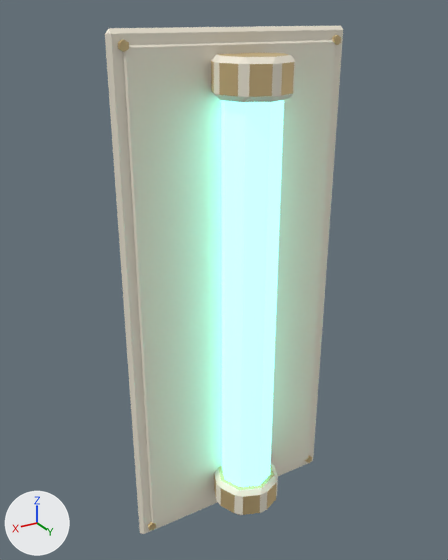
An edit to the FBX model Assets/_Project/Art/Models/Kit/Disp_Light_1x2.fbx, drawn before and after from the same camera.
The view is the same before and after, from a 50 mm camera at (1.23, 1.97, 1.07) aimed at (0.06, 0.03, 0.1). The lights are fixed; the arrows at lower left show +X, +Y and +Z. The picture after the commit comes second. Where no turn or scale is listed for an object, it has been applied to the vertices. Vertices at exactly the same position are counted once.

The older version as bpy lines, for what is in view:
```python
me_bulb_007 = bpy.data.meshes.new('Bulb.007')
me_bulb_007.from_pydata(...)  # an 8-sided cylinder along z spanning x -0.11..0.11, y -0.11..0.11, z -0.82..0.82
me_bulb_007.materials.append(mat_glow)  # cyan #89ffed, glowing cyan #89ffed
me_disp_light_1x2_001 = bpy.data.meshes.new('Disp_Light_1x2.001')
me_disp_light_1x2_001.from_pydata(...)  # 232 vertices, 228 faces; spans x -0.48..0.48, y -1.03..1.03, z -0.26..0.02
# faces by material slot: [164, 64]
me_disp_light_1x2_001.materials.append(mat_panel)  # pale yellow #f3ecda
me_disp_light_1x2_001.materials.append(mat_metal)  # beige #ddc490
ob_bulb_001 = bpy.data.objects.new('Bulb.001', me_bulb_007)
ob_bulb_001.location = (0.0, 0.12, 0.0)
ob_disp_light_1x2 = bpy.data.objects.new('Disp_Light_1x2', me_disp_light_1x2_001)
ob_disp_light_1x2.location = (0.0, 0.0, 0.0)
ob_disp_light_1x2.rotation_euler = (1.571, 0.0, 0.0)  # degrees (90, 0, 0)
```
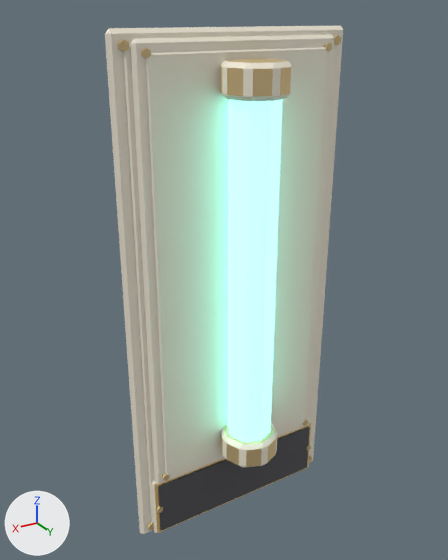
Changed parts and their boxes (x1, y1, x2, y2) in the pictures (448 x 560 px; the box of a moved part takes in the faces that stretch with it):
'Bulb.001', moved, rescaled (14% narrower, 11% shorter): before (221, 100, 284, 487); after (228, 99, 282, 442)
part 2 of me_disp_light_1x2_001, added: after (162, 473, 169, 481)
part 3 of me_disp_light_1x2_001, moved or reshaped: before (214, 463, 278, 515); after (221, 423, 277, 468)
part 4 of me_disp_light_1x2_001, added (pale yellow): after (146, 47, 327, 475)
part 5 of me_disp_light_1x2_001, added: after (141, 48, 151, 58)
part 6 of me_disp_light_1x2_001, added: after (324, 43, 332, 52)
part 7 of me_disp_light_1x2_001, added: after (158, 427, 310, 531)
part 8 of me_disp_light_1x2_001, added: after (151, 420, 311, 533)
part 9 of me_disp_light_1x2_001, moved or reshaped: before (211, 53, 296, 102); after (220, 58, 292, 101)
part 10 of me_disp_light_1x2_001, added: after (131, 35, 341, 484)

Patch to the scene script:
```diff
--- a/Assets/_Project/Art/Models/Kit/Disp_Light_1x2.fbx.py
+++ b/Assets/_Project/Art/Models/Kit/Disp_Light_1x2.fbx.py
@@ me_bulb_007 @@
-me_bulb_007.from_pydata(...)  # 16 vertices, 10 faces; spans x -0.11..0.11, y -0.11..0.11, z -0.82..0.82
+me_bulb_007.from_pydata(...)  # 16 vertices, 10 faces; spans x -0.09..0.09, y -0.09..0.09, z -0.7..0.7
+# me_bulb_007 part 1: the whole mesh is scaled about its middle by 0.854
 me_bulb_007.materials.append(mat_glow)
@@ me_disp_light_1x2_001 @@
 # used by ob_disp_light_1x2; location = (0.0, 0.0, 0.0); rotation_euler = (1.571, 0.0, 0.0), in degrees (90, 0, 0)
-me_disp_light_1x2_001.from_pydata(...)  # 232 vertices, 228 faces; spans x -0.48..0.48, y -1.03..1.03, z -0.26..0.02
+me_disp_light_1x2_001.from_pydata(...)  # 368 vertices, 344 faces; spans x -0.48..0.48, y -1.03..1.03, z -0.26..0.0
+# me_disp_light_1x2_001 part 2: a new loose piece, a 6-sided cylinder along z spanning x 0.354..0.381, y -0.733..-0.702, z -0.073..-0.056, in mat_metal (beige #ddc490)
+# me_disp_light_1x2_001 part 3: the loose piece of 48 vertices spanning x -0.14..0.14, y -0.94..-0.81, z -0.26..0.02 is scaled about its middle by 0.854, then moved by (0.0, 0.25, -0.02)
+# me_disp_light_1x2_001 part 4: the loose piece of 16 vertices spanning x -0.43..0.43, y -0.98..0.98, z -0.04..-0.03 is copied, and the copy is scaled about its middle by 0.854, then moved by (0.0, 0.12, -0.03); it spans x -0.37..0.37, y -0.72..0.96, z -0.07..-0.06
+# me_disp_light_1x2_001 part 5: a new loose piece, a 6-sided cylinder along z spanning x 0.354..0.381, y 0.942..0.973, z -0.073..-0.056, in mat_metal (beige #ddc490)
+# me_disp_light_1x2_001 part 6: a new loose piece, a 6-sided cylinder along z spanning x -0.381..-0.354, y 0.942..0.973, z -0.073..-0.056, in mat_metal (beige #ddc490)
+# me_disp_light_1x2_001 part 7: a new loose piece, a box spanning x -0.4..0.4, y -1.0..-0.76, z -0.065..-0.045, in mat_dark (dark grey #505055)
+# me_disp_light_1x2_001 part 8: a new loose piece of 16 vertices spanning x -0.43..0.43, y -1.02..-0.74, z -0.06..-0.03
+# me_disp_light_1x2_001 part 9: 67 vertices removed from x -0.14..0.14, y 0.81..0.94, z -0.26..0.02; 67 vertices added at x -0.12..0.12, y 0.81..0.93, z -0.26..-0.02
+# me_disp_light_1x2_001 part 10: 24 vertices added at x -0.41..0.41, y -0.76..1.0, z -0.06..-0.03
+# other edits to the shape of me_disp_light_1x2_001 do not show in these pictures
 me_disp_light_1x2_001.materials.append(mat_panel)
 me_disp_light_1x2_001.materials.append(mat_metal)
+me_disp_light_1x2_001.materials.append(mat_trim)  # beige #e5bf76
+me_disp_light_1x2_001.materials.append(mat_dark)  # dark grey #505055
@@ ob_bulb_001 @@
 ob_bulb_001 = bpy.data.objects.new('Bulb.001', me_bulb_007)
-ob_bulb_001.location = (0.0, 0.12, 0.0)
+ob_bulb_001.location = (0.0, 0.138, 0.12)
```
